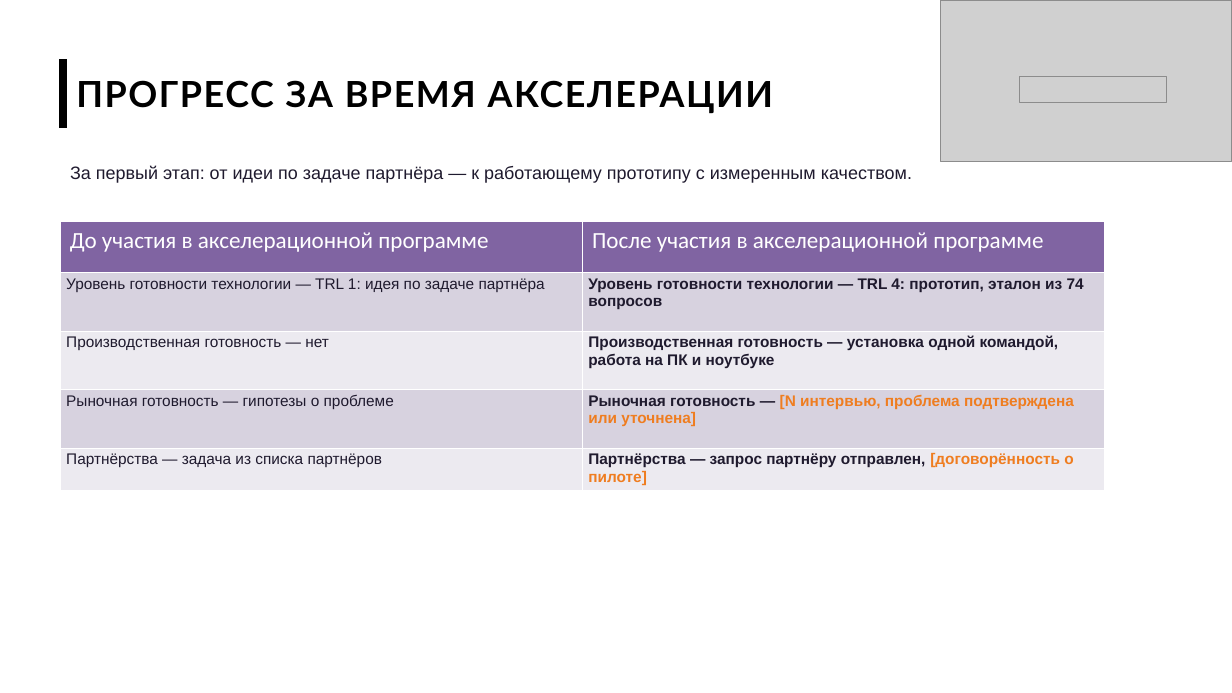
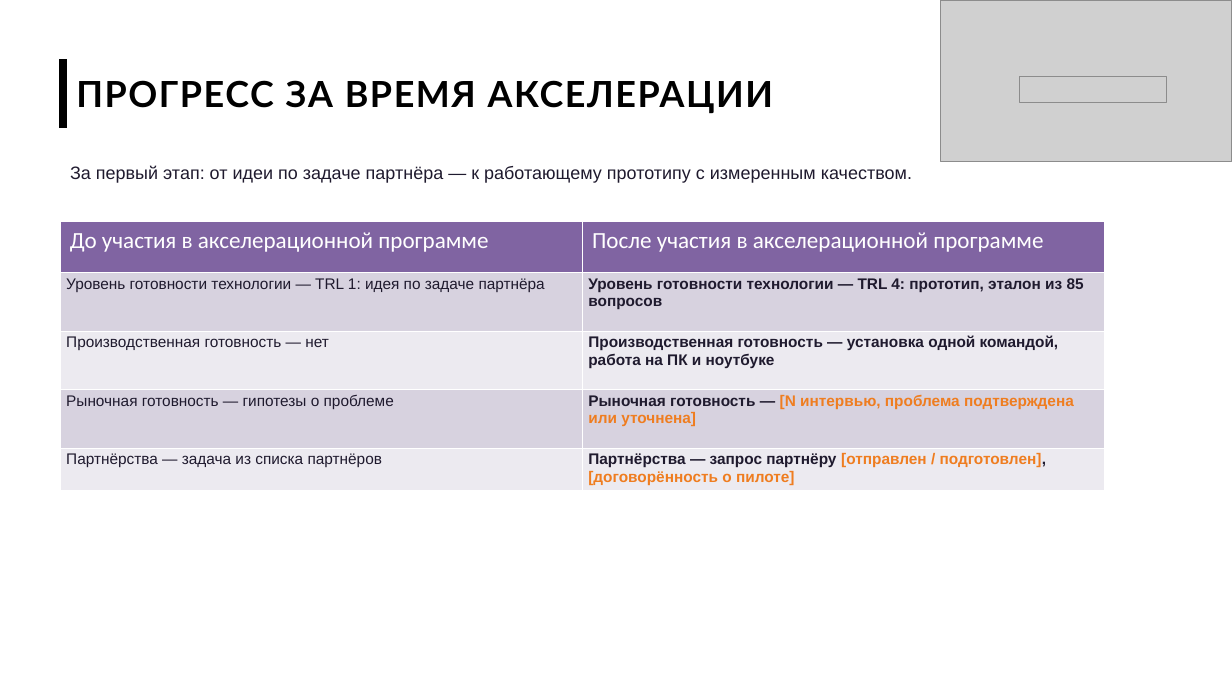
Before and after one commit to imaO0O/acselerator, a slide deck: slide 10 of docs/slides/prezentatsiya_chernovik.pptx. Drawn at 1232x693 pixels with LibreOffice and Linux fonts; fonts in the diff are those of the drawing; grey boxes stand for pictures; background and template pictures are left out. Boxes give left, top, right and bottom in pixels: in the first picture for what was removed or moved away, otherwise in the second. Text is boxed around its words. In the diff, an @@ line names an element or a change of style, - is before the commit and + after.

Commit message:
Пробелы в документации закрываются сами; итоговые прогоны этапа 6
- тема без ответа уходит в «Закрытые пробелы», когда агент начинает на неё отвечать под той же ролью;
  столбец «Ответ есть для ролей» — когда дело в правах доступа, а не в документах
- эталон: сдвиг дат учётной базы считается после каждого ответа (прогон через полночь)
- прогоны: эталон 85 из 85 в трёх режимах (1,2 / 2,3 / 4,4 с), вопросы «с ходу» 38 из 38, повтор без расхождений
- переснятые кадры 09–11, слайд архитектуры, задачи команды

```diff
--- a/docs/slides/prezentatsiya_chernovik.pptx
+++ b/docs/slides/prezentatsiya_chernovik.pptx
@@ table at [61, 222, 1105, 531] @@
-row 2, column 2: Уровень готовности технологии — TRL 4: прототип, эталон из 74 вопросов
+row 2, column 2: Уровень готовности технологии — TRL 4: прототип, эталон из 85 вопросов
-row 5, column 2: Партнёрства — запрос партнёру отправлен, [договорённость о пилоте]
+row 5, column 2: Партнёрства — запрос партнёру [отправлен / подготовлен], [договорённость о пилоте]
```
Also in this commit, not shown: 6 other slides changed, 26 other files.
